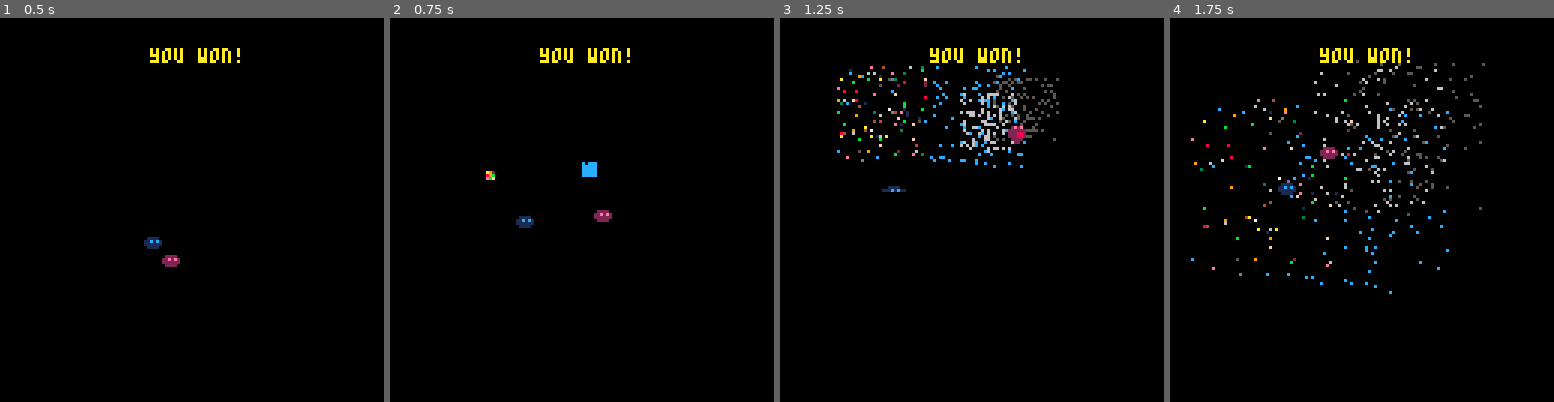
Above: before the commit, frames 1-4 (left to right).
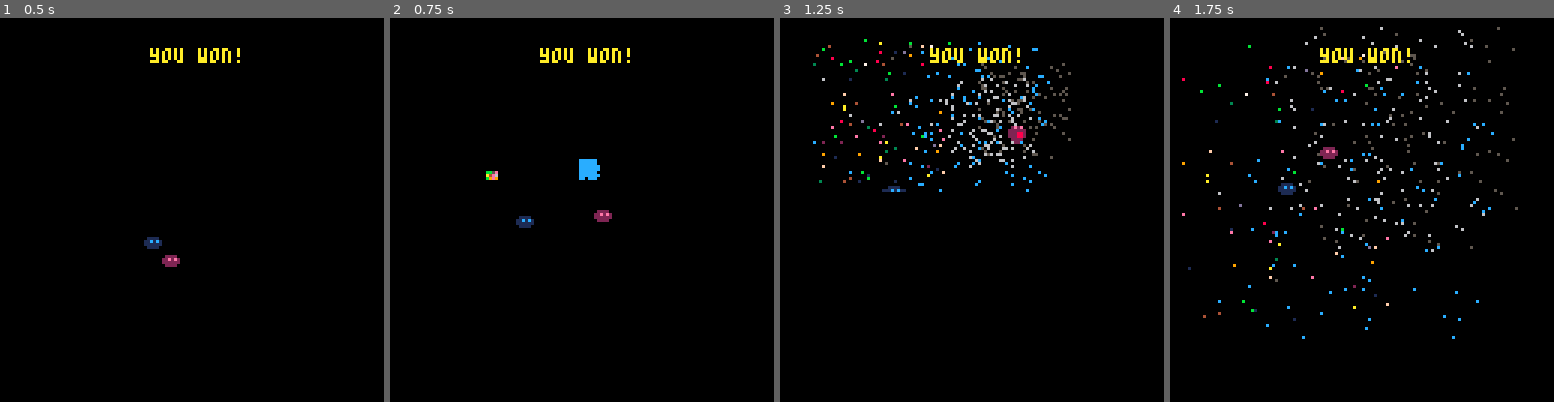
Above: after the commit, the same moments.

Repository: sdegutis/shepherdgame.com
Game: PICO-8 cartridge team.p8
The game is run twice, just before and just after one commit, with the same random seed, the same clock (stepped at 60 frames per second) and the same inputs.
Inputs:
- Up to frame 1 (0.5 s): tap X (X key) at 0.33 s
- Up to frame 2 (0.75 s): tap O (Z key) at 0.7 s
- Up to frame 3 (1.25 s): tap X (X key) at 1.07 s
- Up to frame 4 (1.75 s): hold Right from 1.6 s (still down); tap O (Z key) at 1.7 s

Frame 1 is identical in both runs. In frame 2, 0.2% of the frame differs, in the area x 25-55%, y 36-43%; in frame 3, 3.8%; in frame 4, 4.0%, in the area x 3-91%, y 2-84%.

Commit message:
But there's only one radius.

Diff:
--- a/team.p8
+++ b/team.p8
@@ -680,20 +680,19 @@
 	local x = rnd(64)+32
 	local y = rnd(64)+32
 
-	local angle = rnd()
-	local dist = rnd(2)
-
-	local rx=1
-	local ry=1
-
 	local rainbow=rnd()<0.1
 	sfx(rainbow and 14 or 13)
 
 	local c=ceil(rnd(15))
 
+	local rad=1.5
+
 	for i=1,100 do
-		local vx=rnd(rx*2)-rx
-		local vy=rnd(ry*2)-ry
+		local angle = rnd()
+		local dist = rnd(2)
+
+		local vx=rnd(rad*2)-rad
+		local vy=rnd(rad*2)-rad
 
 		vy = -3 - vy
 
